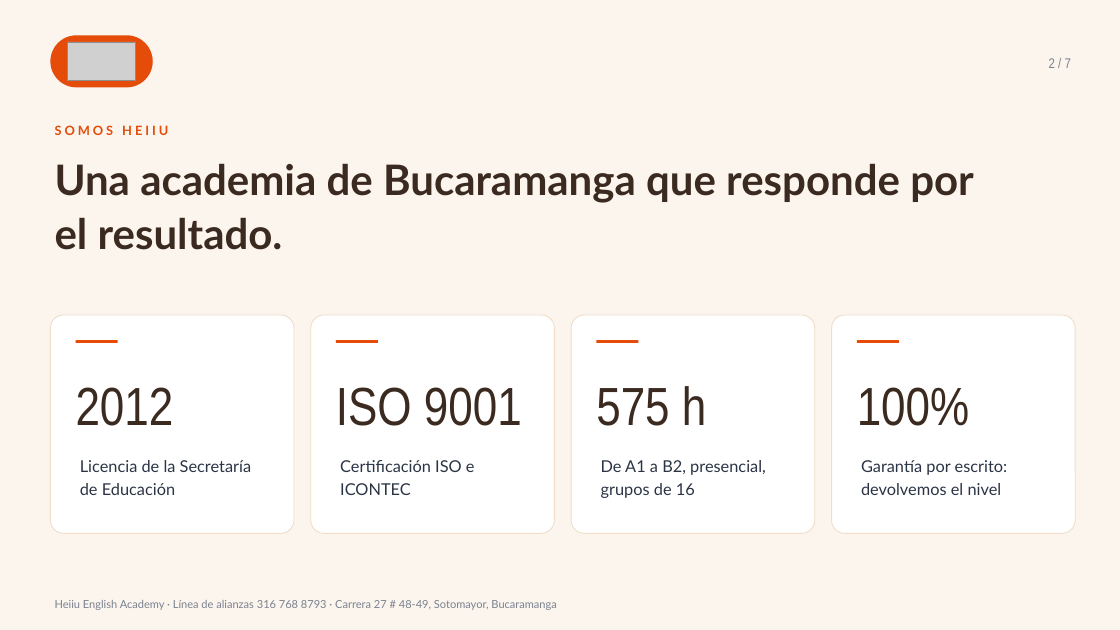
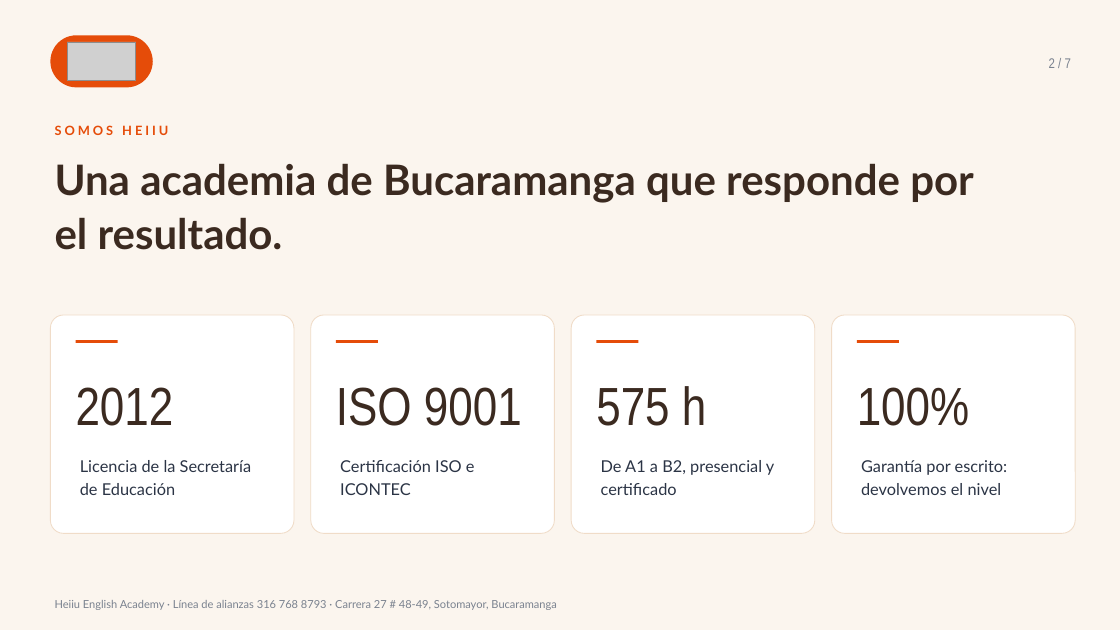
Before and after one commit to gomezrdiana/Plan-academico, a slide deck: slide 2 of recursos/comercial/B2B/PRESENTACION_FONDOS_EMPLEADOS_HEIIU.pptx. Drawn at 1120x630 pixels with LibreOffice and Linux fonts; fonts in the diff are those of the drawing; grey boxes stand for pictures. Boxes give left, top, right and bottom in pixels: in the first picture for what was removed or moved away, otherwise in the second. Text is boxed around its words. In the diff, an @@ line names an element or a change of style, - is before the commit and + after.

```diff
--- a/recursos/comercial/B2B/PRESENTACION_FONDOS_EMPLEADOS_HEIIU.pptx
+++ b/recursos/comercial/B2B/PRESENTACION_FONDOS_EMPLEADOS_HEIIU.pptx
@@ text at (601, 460, 774, 495): text changed @@
-De A1 a B2, presencial, grupos de 16
+De A1 a B2, presencial y certificado
```
Also in this commit, not shown: 1 other slide changed, 11 other files.
